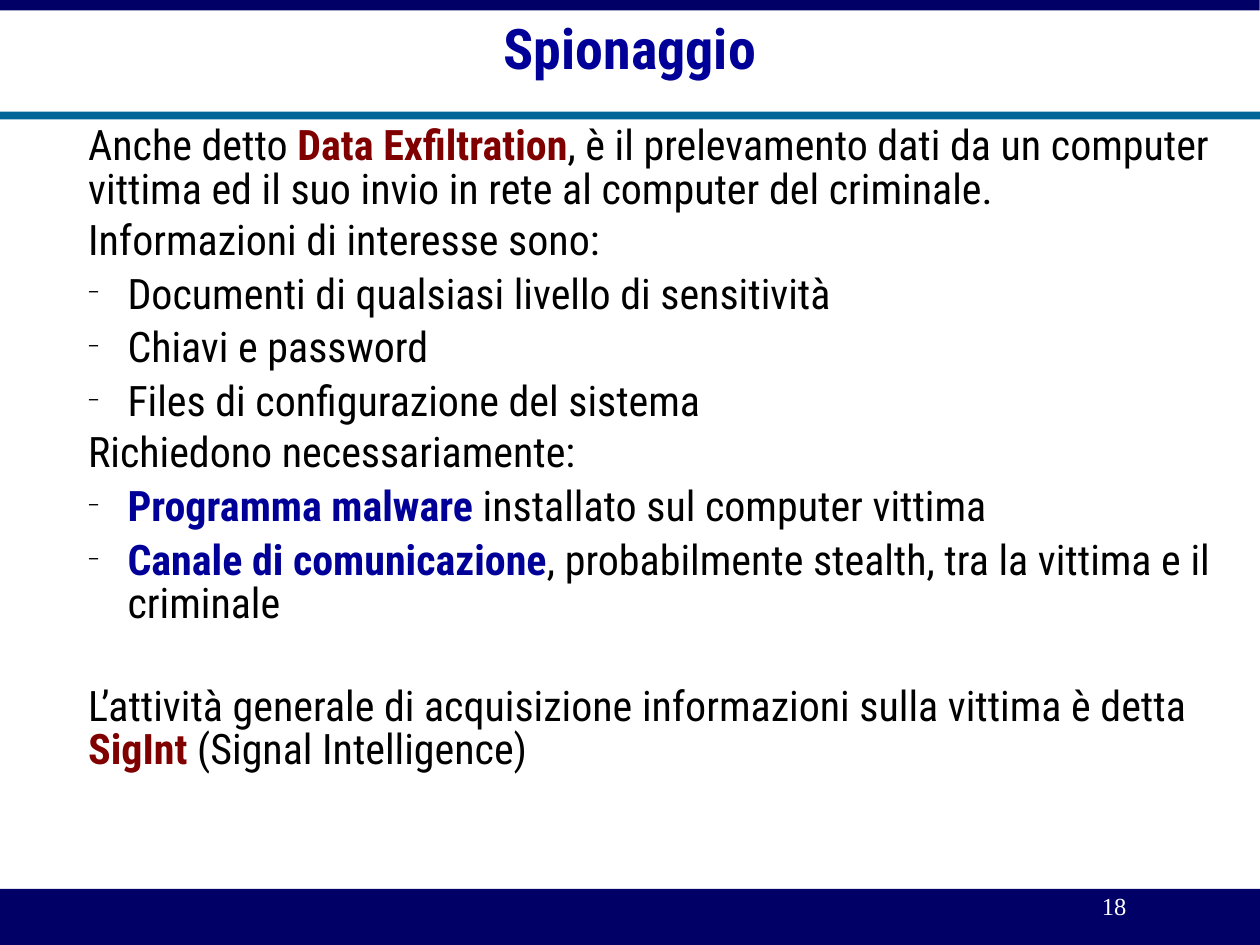
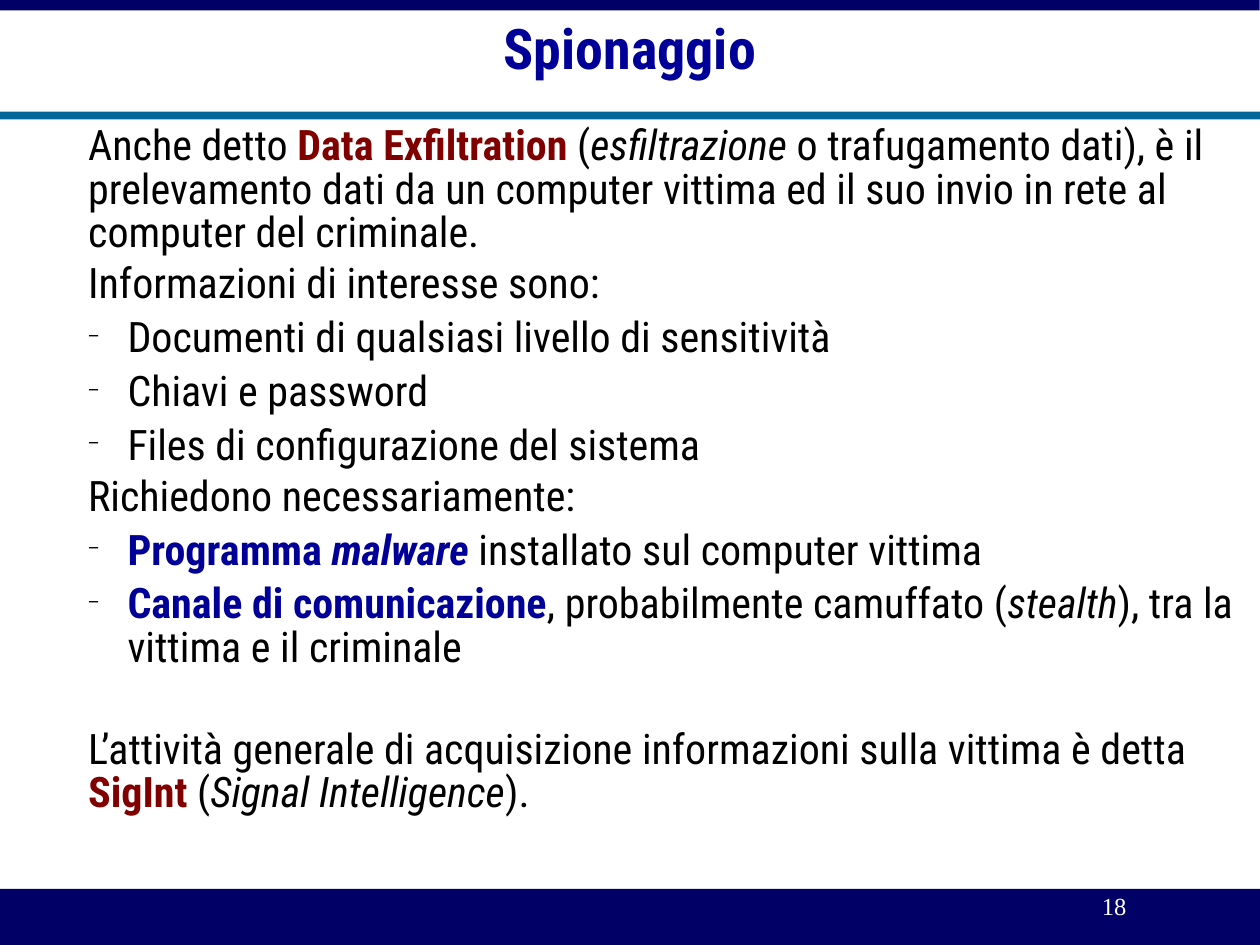
Before and after one commit to michelesimioli/cybersecurity_book, a slide deck: slide 18 of gitbook/slides/02crimine.odp. Drawn at 1260x945 pixels with LibreOffice and Linux fonts; fonts in the diff are those of the drawing. Boxes give left, top, right and bottom in pixels: in the first picture for what was removed or moved away, otherwise in the second. Text is boxed around its words. In the diff, an @@ line names an element or a change of style, - is before the commit and + after.

```diff
--- a/gitbook/slides/02crimine.odp
+++ b/gitbook/slides/02crimine.odp
@@ text at [88, 126, 1203, 256]: text changed @@
-        Anche detto Data Exfiltration, è il prelevamento dati da un computer vittima ed il suo invio in rete al computer del criminale.
+        Anche detto Data Exfiltration (esfiltrazione o trafugamento dati), è il prelevamento dati da un computer vittima ed il suo invio in rete al computer del criminale.
@@ text at [128, 533, 982, 574]: italic on in "malware" @@
@@ text at [88, 584, 1233, 817]: text changed @@
-  − Canale di comunicazione, probabilmente stealth, tra la vittima e il criminale
-        L’attività generale di acquisizione informazioni sulla vittima è detta SigInt (Signal Intelligence)
+  − Canale di comunicazione, probabilmente camuffato (stealth), tra la vittima e il criminale
+        L’attività generale di acquisizione informazioni sulla vittima è detta SigInt (Signal Intelligence).
```
Also in this commit, not shown: 41 other slides changed, 5 slides added, 5 slides removed, 36 other files.
